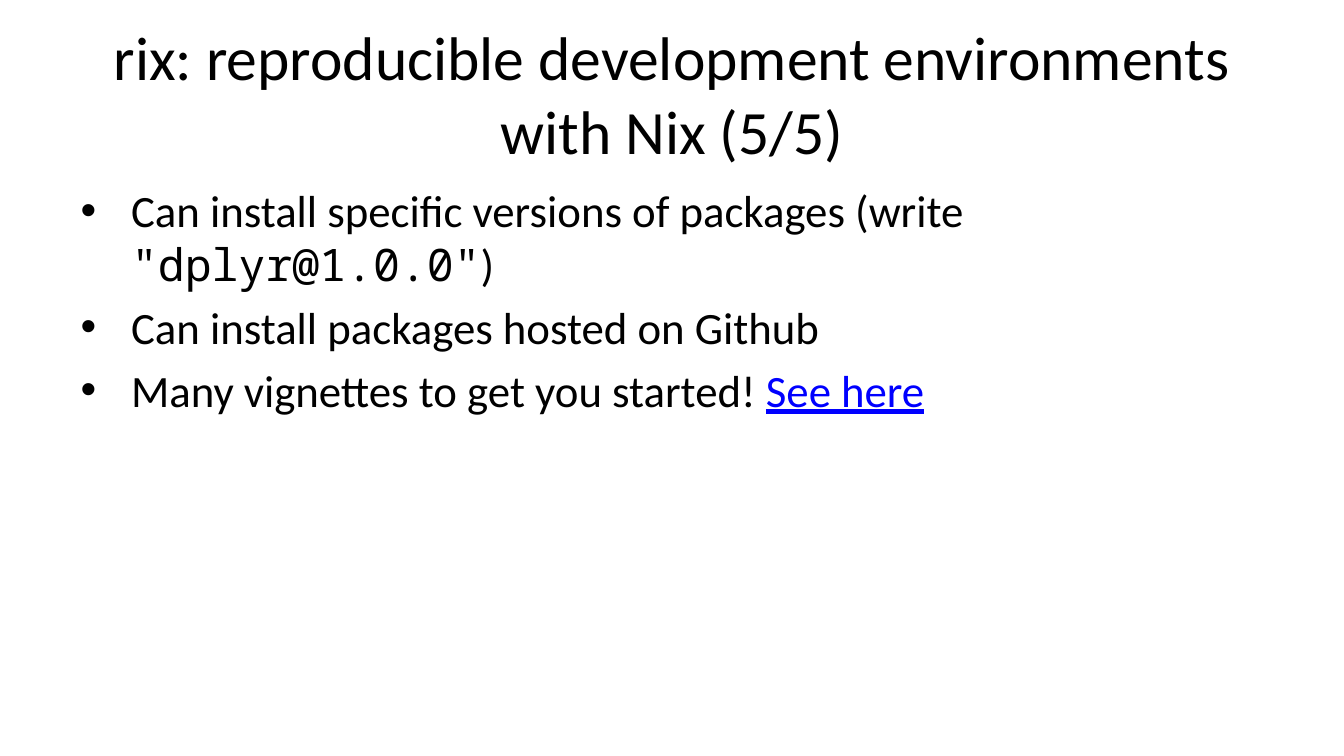
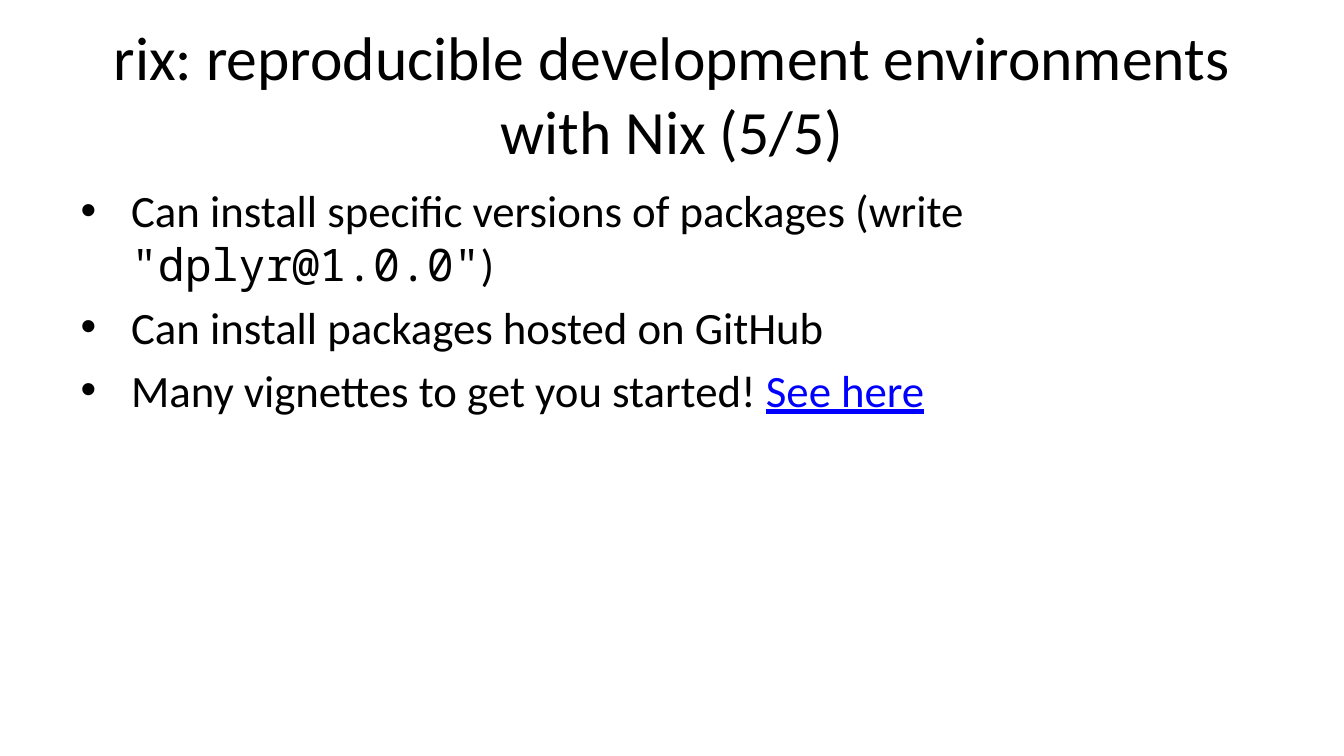
Before and after one commit to b-rodrigues/repro_basf, a slide deck: slide 34 of docs/index.pptx. Drawn at 1344x756 pixels with LibreOffice and Linux fonts; fonts in the diff are those of the drawing. Boxes give left, top, right and bottom in pixels: in the first picture for what was removed or moved away, otherwise in the second. Text is boxed around its words. In the diff, an @@ line names an element or a change of style, - is before the commit and + after.

```diff
--- a/docs/index.pptx
+++ b/docs/index.pptx
@@ text at (131, 313, 823, 352): text changed @@
-• Can install packages hosted on Github
+• Can install packages hosted on GitHub
```
Also in this commit, not shown: 13 other slides changed, 12 other files.
